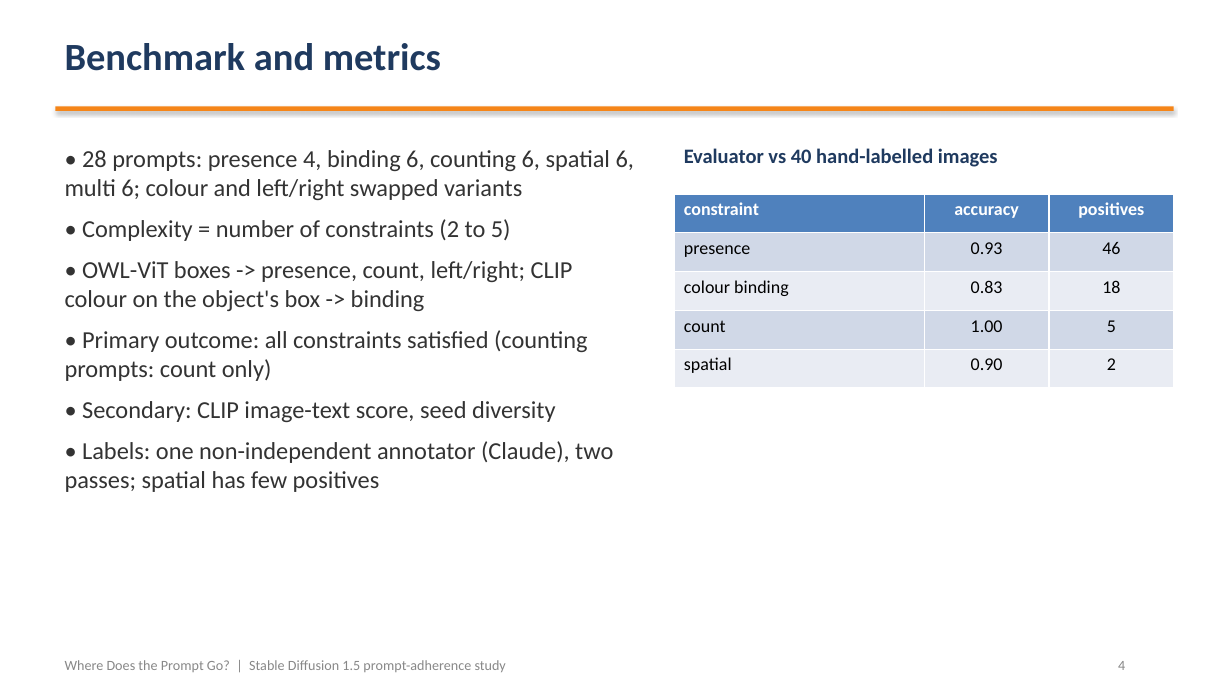
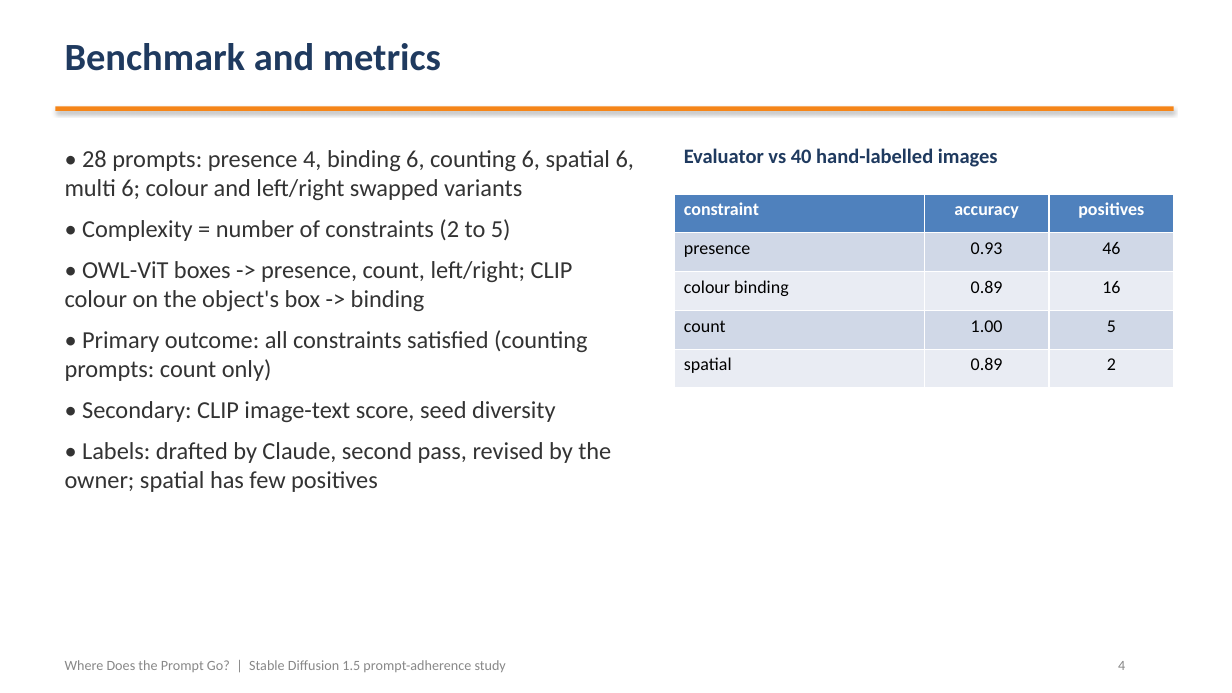
Before and after one commit to Shubham-India/Probing-Prompt-Adherence-in-Diffusion-Models, a slide deck: slide 4 of report/presentation.pptx. Drawn at 1232x693 pixels with LibreOffice and Linux fonts; fonts in the diff are those of the drawing. Boxes give left, top, right and bottom in pixels: in the first picture for what was removed or moved away, otherwise in the second. Text is boxed around its words. In the diff, an @@ line names an element or a change of style, - is before the commit and + after.

```diff
--- a/report/presentation.pptx
+++ b/report/presentation.pptx
@@ table at [675,194,1174,388] @@
-row 3, column 2: 0.83
+row 3, column 2: 0.89
-row 3, column 3: 18
+row 3, column 3: 16
-row 5, column 2: 0.90
+row 5, column 2: 0.89
@@ text at [65,442,611,492]: text changed @@
-• Labels: one non-independent annotator (Claude), two passes; spatial has few positives
+• Labels: drafted by Claude, second pass, revised by the owner; spatial has few positives
```
Also in this commit, not shown: 15 other files.
